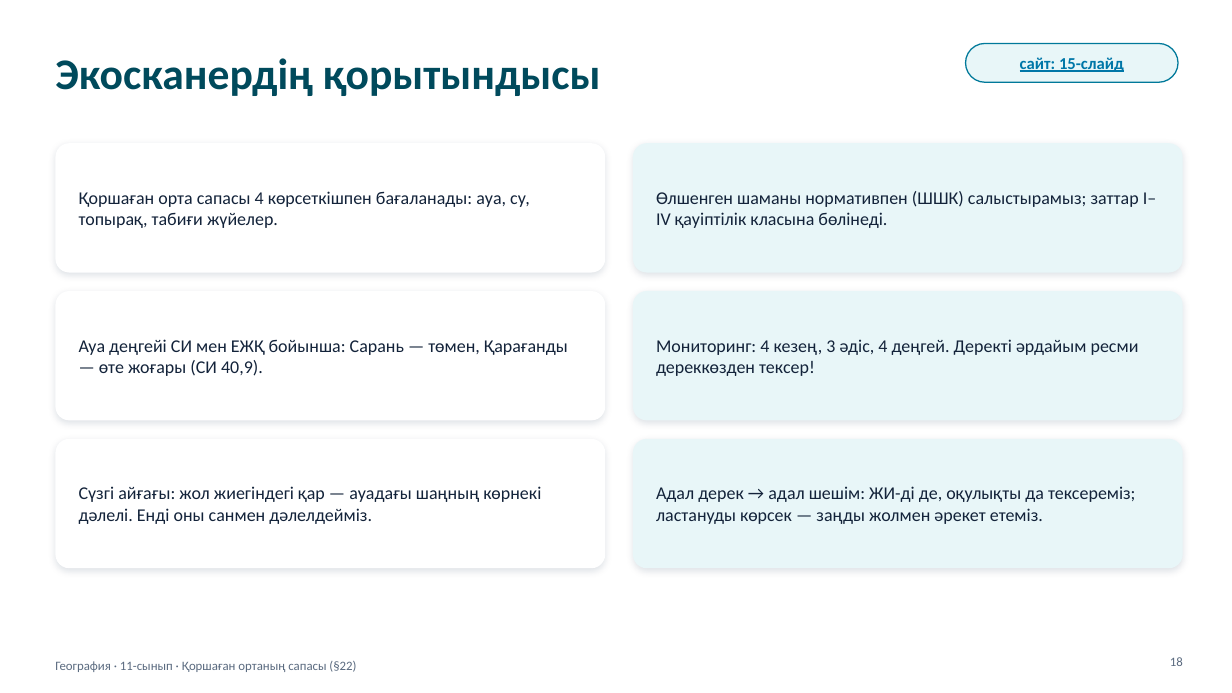
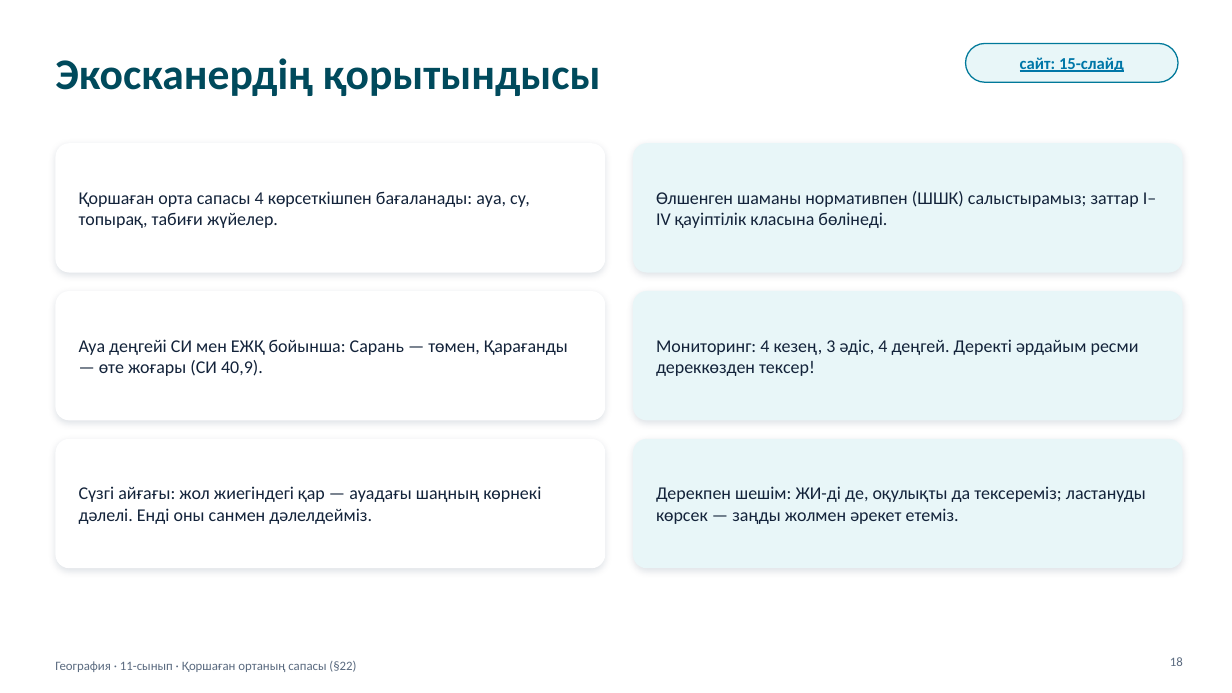
Before and after one commit to makpalkubantova-arch/ecoscaner, a slide deck: slide 18 of materialdar/2-Prezentaciya-Qorshagan-orta-sapasy.pptx. Drawn at 1232x693 pixels with LibreOffice and Linux fonts; fonts in the diff are those of the drawing. Boxes give left, top, right and bottom in pixels: in the first picture for what was removed or moved away, otherwise in the second. Text is boxed around its words. In the diff, an @@ line names an element or a change of style, - is before the commit and + after.

```diff
--- a/materialdar/2-Prezentaciya-Qorshagan-orta-sapasy.pptx
+++ b/materialdar/2-Prezentaciya-Qorshagan-orta-sapasy.pptx
@@ text at [656,486,1146,524]: text changed @@
-Адал дерек → адал шешім: ЖИ-ді де, оқулықты да тексереміз; ластануды көрсек — заңды жолмен әрекет етеміз.
+Дерекпен шешім: ЖИ-ді де, оқулықты да тексереміз; ластануды көрсек — заңды жолмен әрекет етеміз.
```
Also in this commit, not shown: 6 other slides changed, 21 other files.
